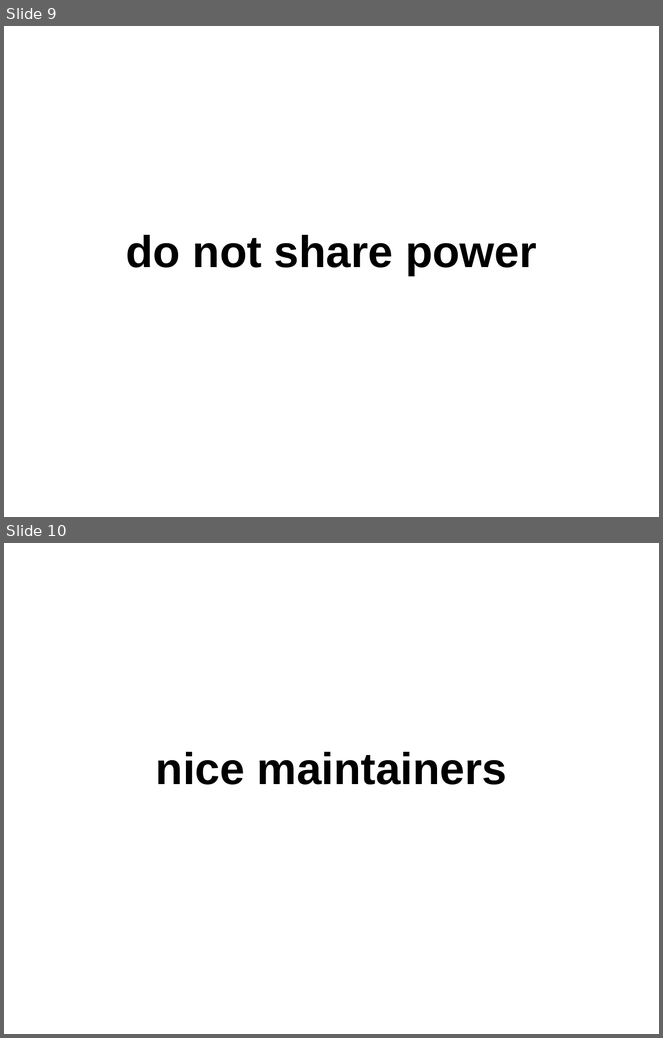
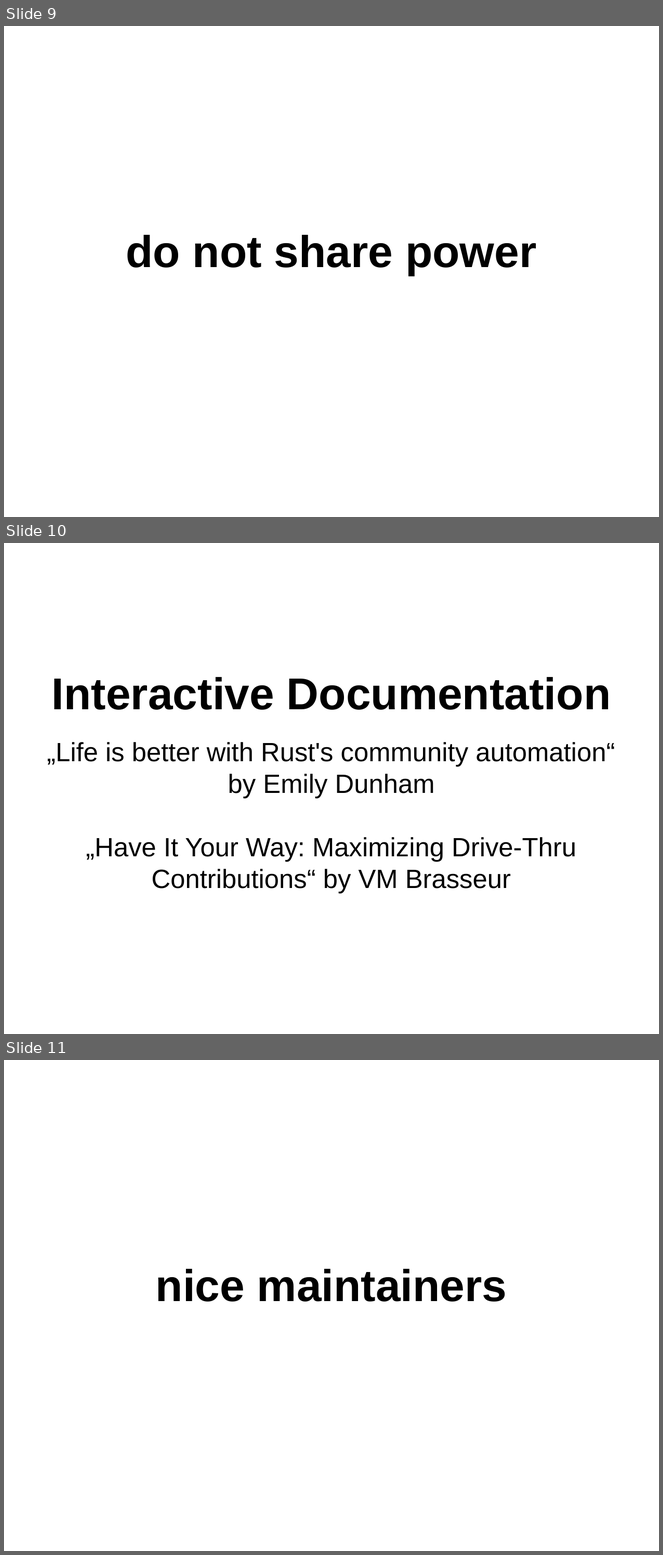
Before and after one commit to danvet/danvet.github.io, a slide deck: slides/lca-2018.odp. Shown one above the other, each under a label of ours: slides 9 and 10 before the commit, slides 9, 10 and 11 after it. The pictures are 663x1038 and 663x1555 pixels, drawn with LibreOffice and Linux fonts; fonts in the diff are those of the drawing. Boxes give left, top, right and bottom in pixels: in the first picture for what was removed or moved away, otherwise in the second. Text is boxed around its words. In the diff, an @@ line names an element or a change of style, - is before the commit and + after.

```diff
--- a/slides/lca-2018.odp
+++ b/slides/lca-2018.odp
@@ slide 10 added at (x1=4, y1=543, x2=659, y2=1034), background #FFFFFF @@
@@ title added at (x1=52, y1=677, x2=611, y2=710), 54 pt, text #000000, bold @@
+Interactive Documentation
@@ subtitle added at (x1=47, y1=742, x2=615, y2=894), 32 pt, text #000000 @@
+„Life is better with Rust's community automation“
+by Emily Dunham
+„Have It Your Way: Maximizing Drive-Thru Contributions“ by VM Brasseur
@@ what was slide 10 is now slide 11 @@
```
Also in this commit, not shown: 4 slides changed, 4 other slides added, 3 slides removed, 2 other files.
